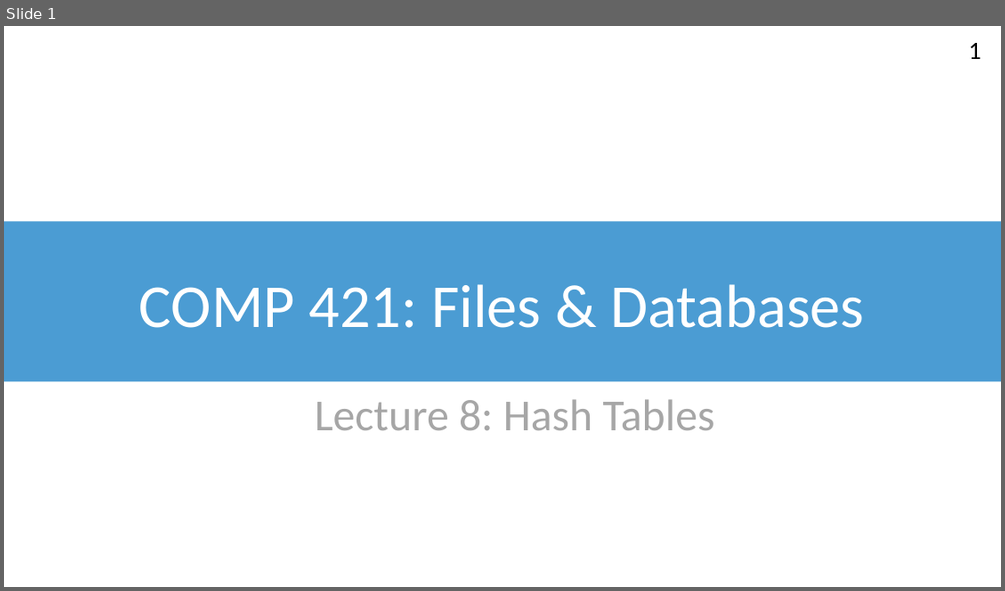
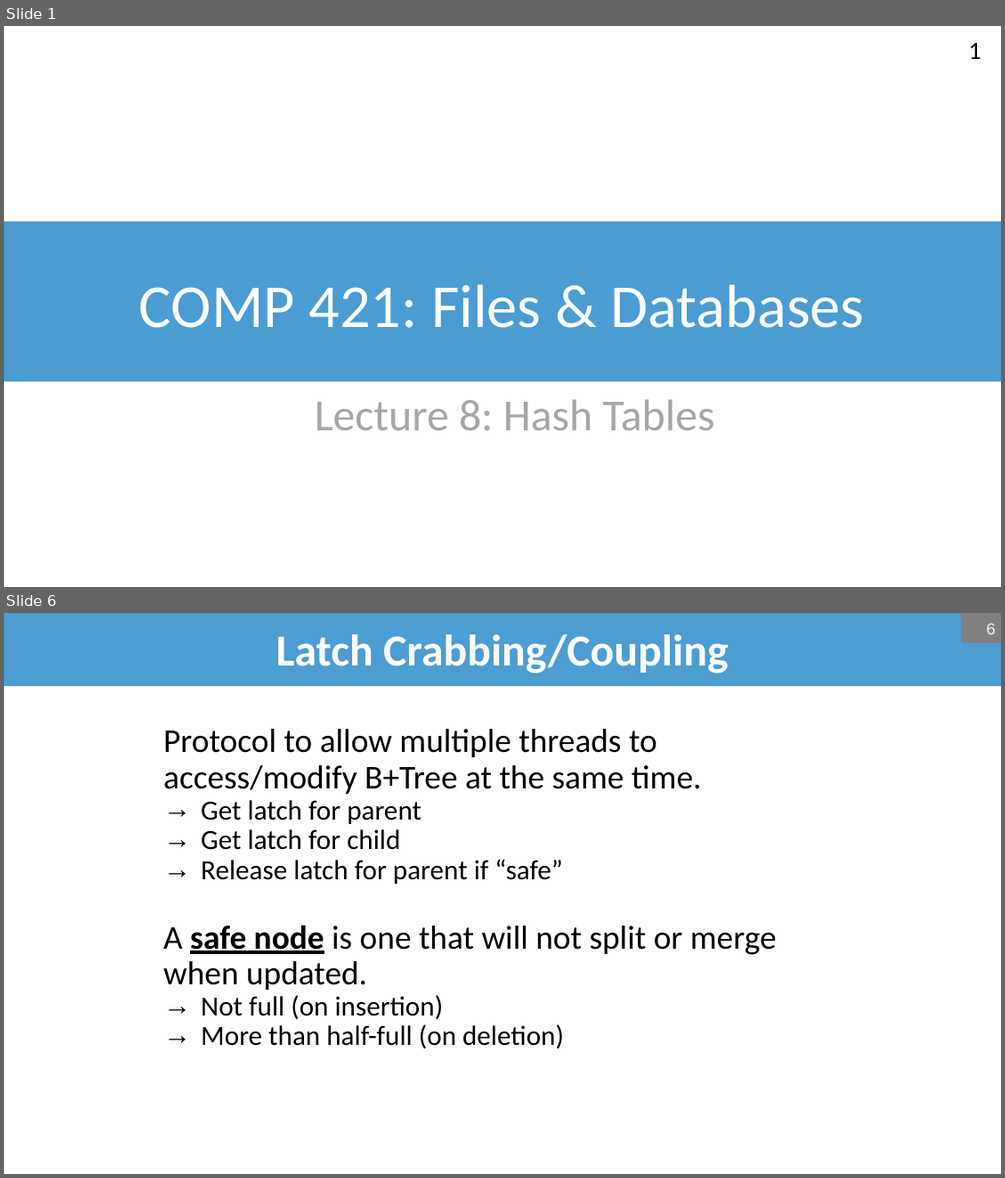
Before and after one commit to bsb20/bsb20.github.io, a slide deck: docs/421_f26/lectures/L09_hash_tables.pptx. Shown one above the other, each under a label of ours: slide 1 before the commit, slides 1 and 6 after it; the slides between them are not shown. The pictures are 1005x591 and 1005x1178 pixels, drawn with LibreOffice and Linux fonts; fonts in the diff are those of the drawing; background and template pictures are left out. Boxes give left, top, right and bottom in pixels: in the first picture for what was removed or moved away, otherwise in the second. Text is boxed around its words. In the diff, an @@ line names an element or a change of style, - is before the commit and + after.

```diff
--- a/docs/421_f26/lectures/L09_hash_tables.pptx
+++ b/docs/421_f26/lectures/L09_hash_tables.pptx
@@ slide 6 added at bbox=[4, 613, 1001, 1174], background #FFFFFF @@
@@ title added at bbox=[4, 613, 1001, 686], fill #4C9DD2, 32 pt, text #FFFFFF, bold @@
+Latch Crabbing/Coupling
@@ page number added at bbox=[961, 613, 1001, 643], fill #808080, 12 pt, text #F2F2F2 @@
+6
@@ text added at bbox=[163, 729, 777, 1048], 24 pt, text #000000 @@
+Protocol to allow multiple threads to access/modify B+Tree at the same time.
+  → Get latch for parent
+  → Get latch for child
+  → Release latch for parent if “safe”
+A safe node is one that will not split or merge when updated.
+  → Not full (on insertion)
+  → More than half-full (on deletion)
```
Also in this commit, not shown: 19 slides changed, 20 other slides added, 1 other file.
